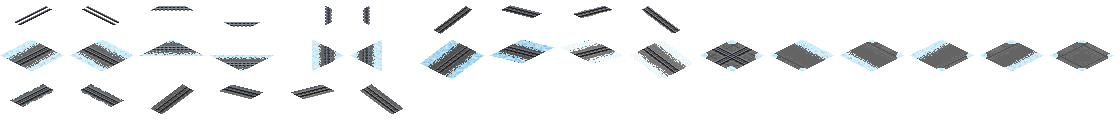
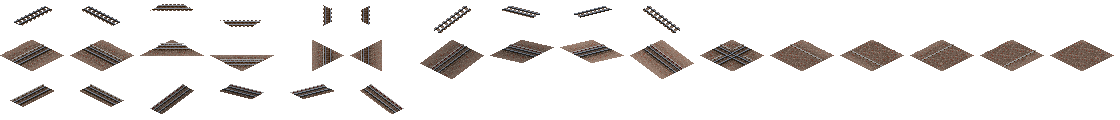
Comparing the layer stacks of the two 1120 x 120 images. Changes:
hid group "Snow" (6 layers) over [0, 29, 1114, 114]
showed "Slope Shade" over [151, 40, 554, 114]
showed group "1435/1372" (9 layers) over [10, 4, 1036, 114]
showed group "Metro" (3 layers) over [12, 43, 1036, 109]
showed "Wooden Sleepers Overlap (Diesel stain)" over [13, 4, 752, 113]
showed "Track Base" over [12, 4, 753, 114]
hid group "1067" (1st of 2) (3 layers) over [10, 5, 754, 114]
hid "1067 urban" over [10, 5, 754, 114]
showed group "Ballast" (2nd of 2) (8 layers) over [0, 16, 1114, 114]
hid "Urban Underlay" over [0, 40, 1114, 79]
